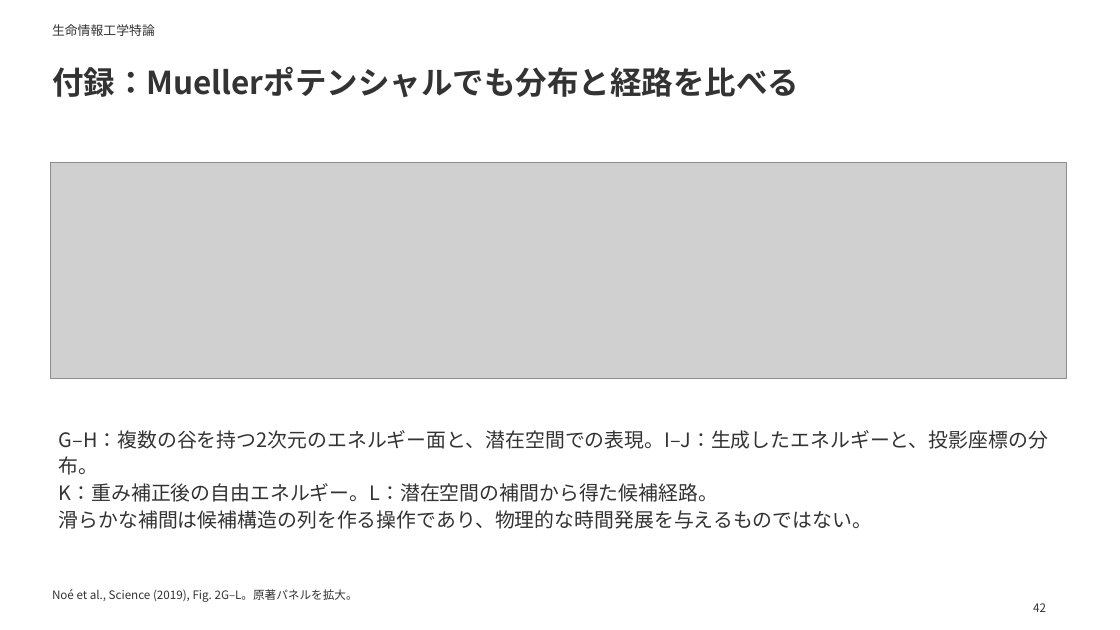
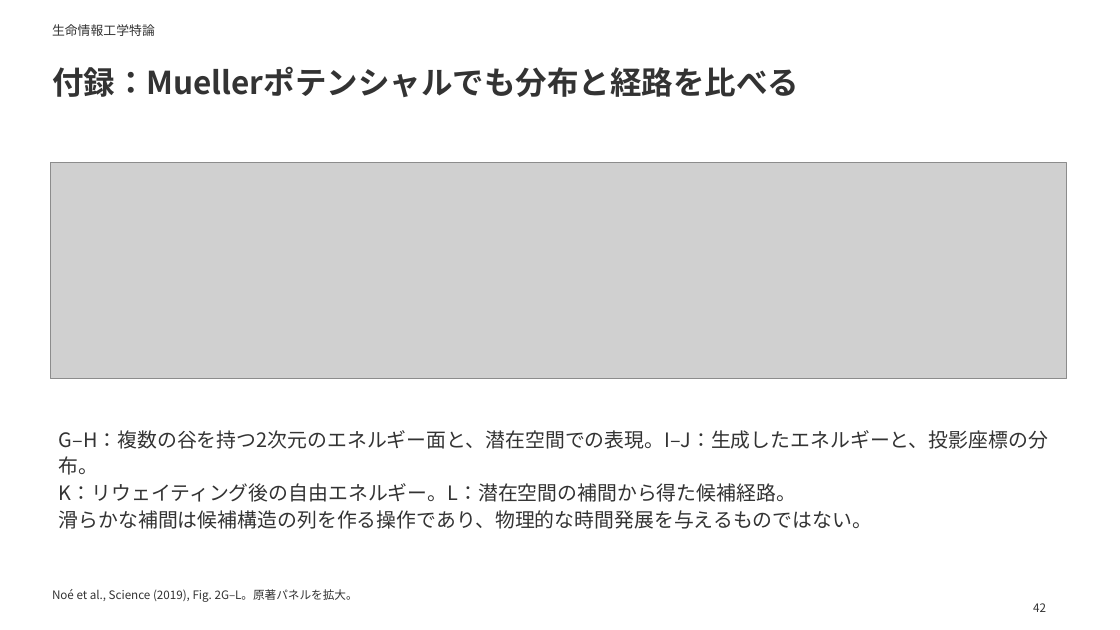
Before and after one commit to matsunagalab/lecture_bioinfo, a slide deck: slide 42 of 13_構造集団を生成するAI/13_構造集団を生成するAI.pptx. Drawn at 1120x630 pixels with LibreOffice and Linux fonts; fonts in the diff are those of the drawing; grey boxes stand for pictures. Boxes give left, top, right and bottom in pixels: in the first picture for what was removed or moved away, otherwise in the second. Text is boxed around its words. In the diff, an @@ line names an element or a change of style, - is before the commit and + after.

```diff
--- a/13_構造集団を生成するAI/13_構造集団を生成するAI.pptx
+++ b/13_構造集団を生成するAI/13_構造集団を生成するAI.pptx
@@ text at [59, 483, 796, 502]: text changed @@
-K：重み補正後の自由エネルギー。L：潜在空間の補間から得た候補経路。
+K：リウェイティング後の自由エネルギー。L：潜在空間の補間から得た候補経路。
```
Also in this commit, not shown: 13 other slides changed, 27 other files.
